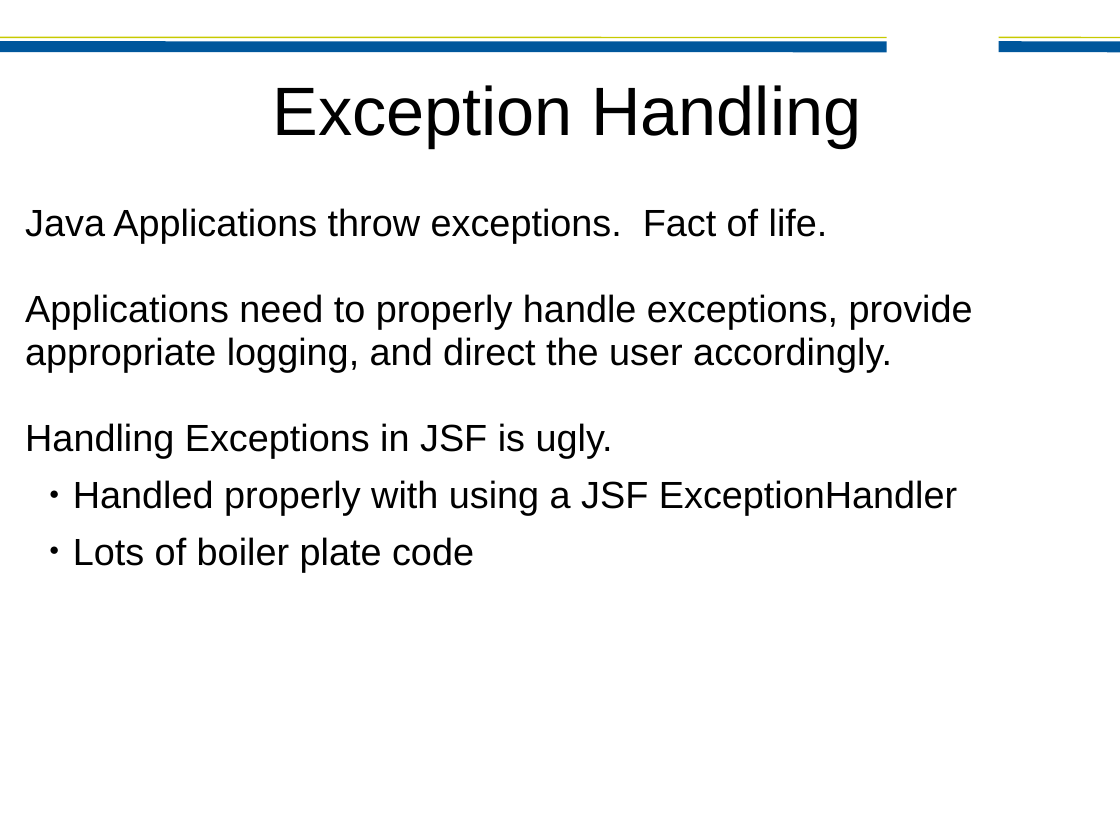
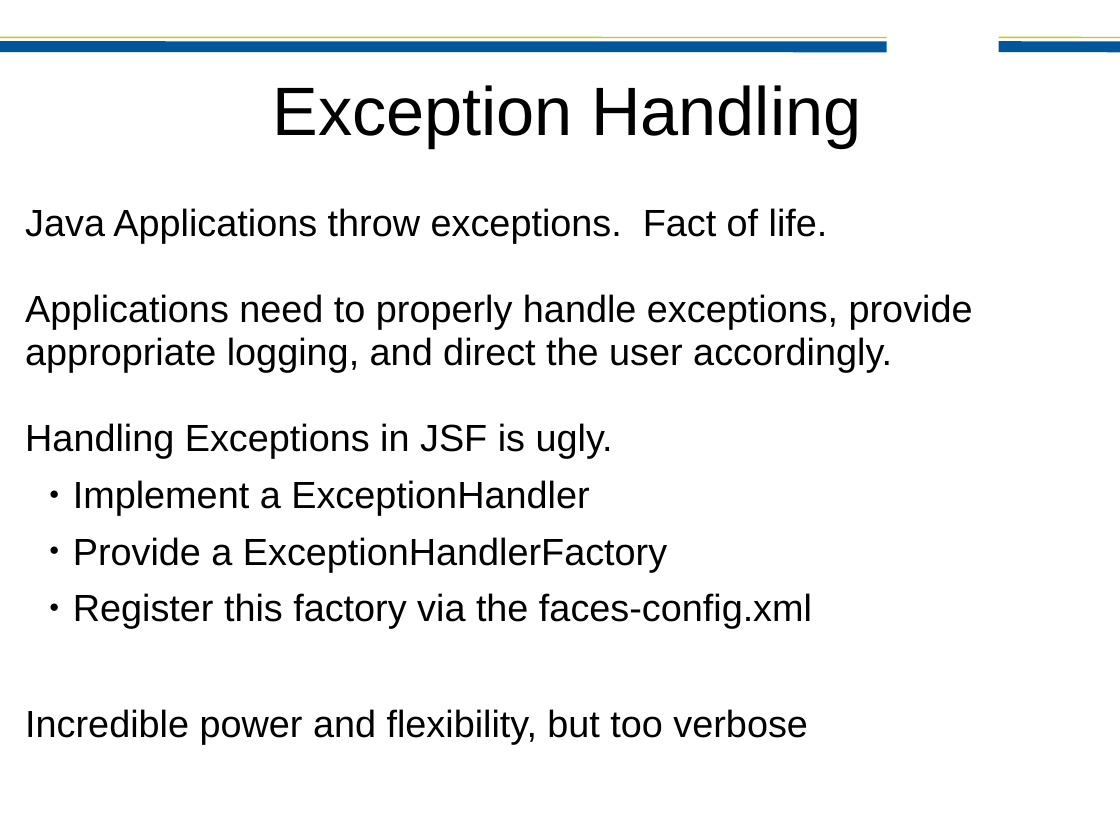
Before and after one commit to bleathem/talks, a slide deck: slide 47 of JAXConf 2011.odp (slide 46 before the commit). Drawn at 1120x840 pixels with LibreOffice and Linux fonts; fonts in the diff are those of the drawing; background and template pictures are left out. Boxes give left, top, right and bottom in pixels: in the first picture for what was removed or moved away, otherwise in the second. Text is boxed around its words. In the diff, an @@ line names an element or a change of style, - is before the commit and + after.

```diff
--- a/JAXConf 2011.odp
+++ b/JAXConf 2011.odp
@@ text at bbox=[25, 480, 812, 744]: text changed @@
-  ● Handled properly with using a JSF ExceptionHandler
-  ● Lots of boiler plate code
+  ● Implement a ExceptionHandler
+  ● Provide a ExceptionHandlerFactory
+  ● Register this factory via the faces-config.xml
+Incredible power and flexibility, but too verbose
```
Also in this commit, not shown: 42 other slides changed, 3 slides added.
